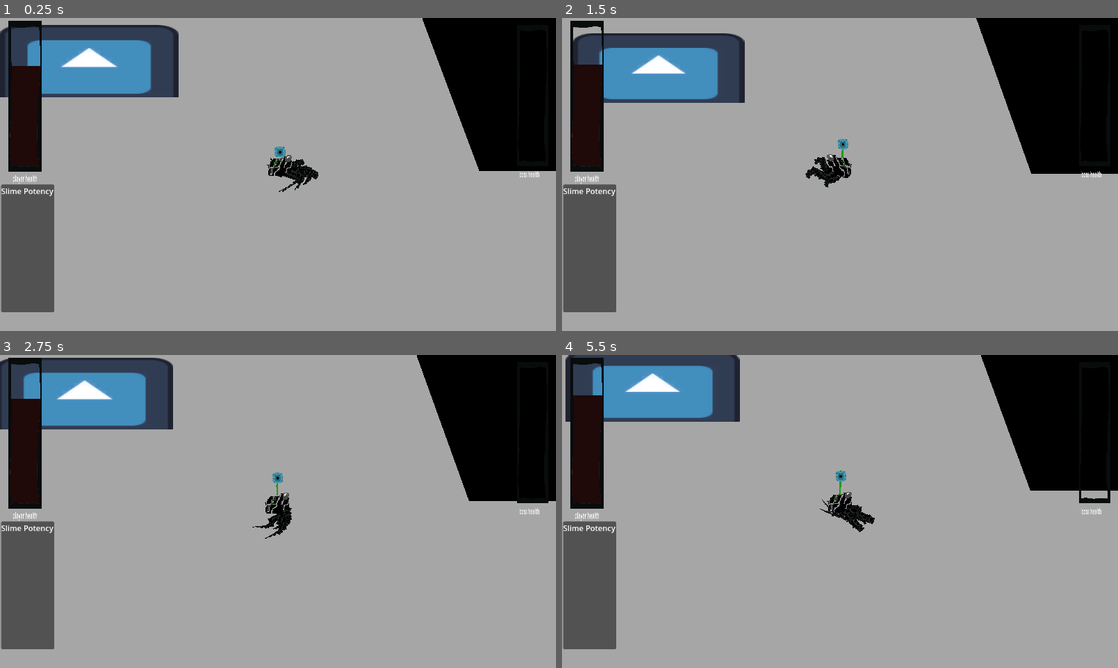
Above: before the commit, frames 1-4 (two rows, left to right).
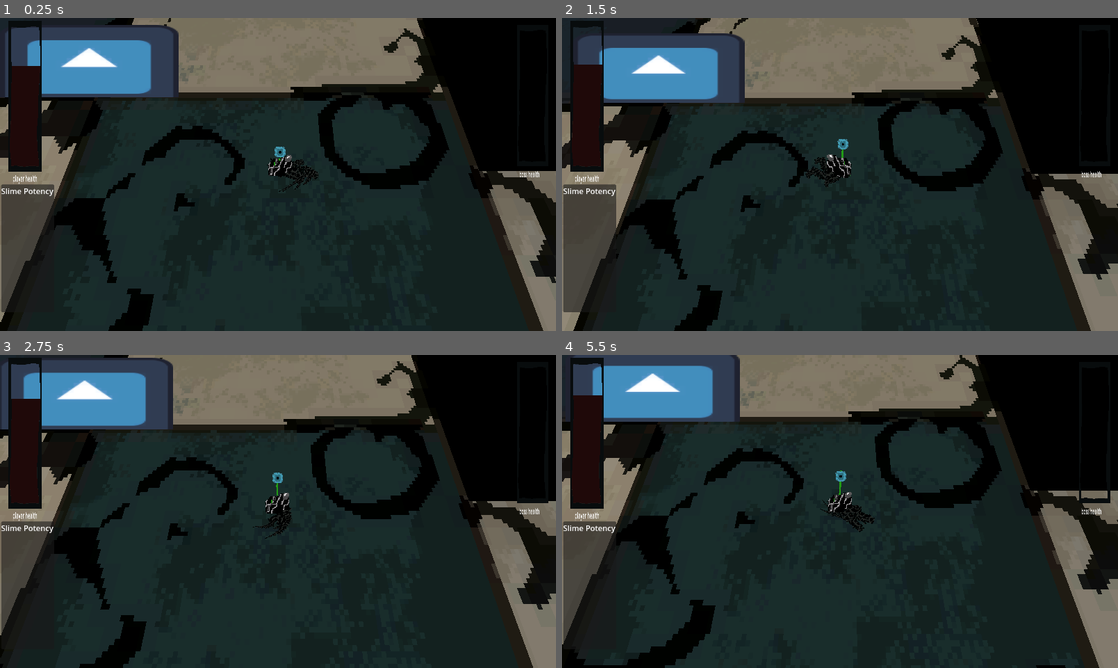
Above: after the commit, the same moments.

Repository: Area9579/Haustoria
Game: Godot game, scene res://Scenes/main.tscn
Same seed, same stepped clock (60 frames per second), same inputs: the game is played once before the commit and once after it. The engine's default icon, where the game draws it, is replaced by a stand-in: a white triangle on a blue panel in a dark square.
Inputs (mouse positions are in pixels of both pictures, inside the frame that each line leads up to):
- Up to frame 1 (0.25 s): no input
- Up to frame 2 (1.5 s): tap Enter (ui_accept) at 0.5, 0.77 s; move the mouse to (962, 158) at 0.52 s; hold Right (ui_right) 0.53-1.28 s; click (962, 158) at 0.6 s; move the mouse to (728, 190) at 1.27 s; hold Down (ui_down) from 1.28 s (still down); click (728, 190) at 1.35 s
- Up to frame 3 (2.75 s): tap Enter (ui_accept) at 1.52 s; move the mouse to (333, 442) at 2.02 s; release Down (ui_down) at 2.03 s; hold Right (ui_right) from 2.03 s (still down); click (333, 442) at 2.1 s
- Up to frame 4 (5.5 s): move the mouse to (812, 574) at 2.77 s; release Right (ui_right) at 2.78 s; hold Up (ui_up) 2.78-3.53 s; click (812, 574) at 2.85 s; tap Enter (ui_accept) at 3.02, 3.77, 4.52 s; move the mouse to (1006, 558) at 3.52 s; hold Left (ui_left) 3.53-5.03 s; click (1006, 558) at 3.6 s; move the mouse to (673, 464) at 4.27 s; click (673, 464) at 4.35 s; move the mouse to (867, 511) at 5.02 s; hold Down (ui_down) from 5.03 s (still down); click (867, 511) at 5.1 s

The runs differ from the first frame. In frame 1, 80% of the frame differs, in the area x 0-100%, y 0-100%; in frame 2, 79%; in frame 3, 80%; in frame 4, 81%.

Commit message:
fixes to main with sprites

Diff:
--- a/Scenes/Boss.tscn
+++ b/Scenes/Boss.tscn
@@ -288,8 +288,8 @@
 script = ExtResource("13_usk8e")
 
 [node name="DropShadow" parent="Feet/Left/Sprite3D" instance=ExtResource("5_cax5e")]
-transform = Transform3D(1, 0, 0, 0, 1, 0, 0, 0, 1, 0.0636597, -4.89361, 3.88567)
-size = Vector3(2.828, 4.286, 6.69)
+transform = Transform3D(1, 0, 0, 0, 1, 0, 0, 0, 1, 0.0636597, -15.6856, 3.88568)
+size = Vector3(2.828, 9.80034, 6.69)
 
 [node name="Hitbox" type="Area3D" parent="Feet/Left"]
 collision_layer = 16
@@ -323,9 +323,9 @@
 frame_progress = 0.724073
 script = ExtResource("13_usk8e")
 
-[node name="DropShadow" parent="Feet/Right/Sprite3D" instance=ExtResource("5_cax5e")]
-transform = Transform3D(1, 0, 0, 0, 1, 0, 0, 0, 1, 0.0636597, -4.89361, 3.88567)
-size = Vector3(2.828, 4.286, 6.69)
+[node name="DropShadow2" parent="Feet/Right/Sprite3D" instance=ExtResource("5_cax5e")]
+transform = Transform3D(1, 0, 0, 0, 1, 0, 0, 0, 1, 0.0636597, -15.6856, 3.88568)
+size = Vector3(2.828, 9.80034, 6.69)
 
 [node name="Hitbox" type="Area3D" parent="Feet/Right"]
 collision_layer = 16
@@ -384,7 +384,7 @@
 script = ExtResource("13_usk8e")
 
 [node name="DropShadow" parent="Hand/Sprite3D" instance=ExtResource("5_cax5e")]
-transform = Transform3D(1, 0, 0, 0, 1, 0, 0, 0, 1, -0.142204, -10.4858, -0.962459)
+transform = Transform3D(1, 0, 0, 0, 1, 0, 0, 0, 1, -0.142204, -18.6317, -0.962459)
 size = Vector3(6.53709, 12.9519, 6.6897)
 
 [node name="BossHandHitBox" type="Area3D" parent="Hand/Sprite3D"]
--- a/Scenes/level building/beer.tscn
+++ b/Scenes/level building/beer.tscn
@@ -3,8 +3,8 @@
 [ext_resource type="Texture2D" uid="uid://c1nwm8b6m5j50" path="res://Assets/beer.png" id="1_1qm0i"]
 
 [sub_resource type="CapsuleShape3D" id="CapsuleShape3D_5ap5c"]
-radius = 1.29268
-height = 3.61475
+radius = 0.92762
+height = 2.1047
 
 [node name="Beer" type="StaticBody3D"]
 collision_layer = 4
@@ -19,5 +19,6 @@
 shape = SubResource("CapsuleShape3D_5ap5c")
 
 [node name="Sprite3D" type="Sprite3D" parent="."]
+transform = Transform3D(0.76101, 0, 0, 0, 0.76101, 0, 0, 0, 0.76101, 0, 1.11047, 0)
 billboard = 1
 texture = ExtResource("1_1qm0i")
--- a/Scenes/level building/poison.tscn
+++ b/Scenes/level building/poison.tscn
@@ -1,15 +1,32 @@
-[gd_scene load_steps=8 format=3 uid="uid://eb354oelrc8q"]
+[gd_scene load_steps=9 format=3 uid="uid://eb354oelrc8q"]
 
 [ext_resource type="Script" path="res://Scripts/poison.gd" id="1_e0pka"]
+[ext_resource type="Texture2D" uid="uid://dsncaqlsqxd6r" path="res://Assets/arsenic.png" id="2_mo4fs"]
 [ext_resource type="Texture2D" uid="uid://ne5a6gx7ft8m" path="res://Assets/cyanide.png" id="2_xy1sj"]
-[ext_resource type="Texture2D" uid="uid://l5wyl5a6s5r1" path="res://Assets/nitrate.png" id="3_ibm6l"]
-[ext_resource type="Texture2D" uid="uid://cs1i81gs11t5w" path="res://Assets/acid.png" id="4_kkpw0"]
+[ext_resource type="Texture2D" uid="uid://66j0ep2s7ujl" path="res://Assets/bleach.png" id="3_66v3c"]
 [ext_resource type="Texture2D" uid="uid://c6pbnxm46un01" path="res://Assets/lighttexture'.tres" id="5_3mxpi"]
+[ext_resource type="Texture2D" uid="uid://ciiekn4fgvslb" path="res://Assets/sulfiricacid.png" id="5_w38mk"]
 
 [sub_resource type="BoxShape3D" id="BoxShape3D_obbhc"]
 
 [sub_resource type="SpriteFrames" id="SpriteFrames_amppj"]
 animations = [{
+"frames": [{
+"duration": 1.0,
+"texture": ExtResource("2_mo4fs")
+}],
+"loop": true,
+"name": &"Arsenic",
+"speed": 5.0
+}, {
+"frames": [{
+"duration": 1.0,
+"texture": ExtResource("3_66v3c")
+}],
+"loop": true,
+"name": &"Bleach",
+"speed": 5.0
+}, {
 "frames": [{
 "duration": 1.0,
 "texture": ExtResource("2_xy1sj")
@@ -20,15 +37,7 @@
 }, {
 "frames": [{
 "duration": 1.0,
-"texture": ExtResource("3_ibm6l")
-}],
-"loop": true,
-"name": &"Nitrate",
-"speed": 5.0
-}, {
-"frames": [{
-"duration": 1.0,
-"texture": ExtResource("4_kkpw0")
+"texture": ExtResource("5_w38mk")
 }],
 "loop": true,
 "name": &"Sulfiric Acid",
@@ -47,18 +56,24 @@
 shape = SubResource("BoxShape3D_obbhc")
 
 [node name="AnimatedSprite3D" type="AnimatedSprite3D" parent="."]
+transform = Transform3D(0.263429, 0, 0, 0, 0.263429, 0, 0, 0, 0.263429, 0, 0, 0)
 billboard = 1
+render_priority = 12
 sprite_frames = SubResource("SpriteFrames_amppj")
-animation = &"Cyanide"
+animation = &"Sulfiric Acid"
 
-[node name="Label3D" type="Label3D" parent="."]
+[node name="Label3D" type="Label3D" parent="AnimatedSprite3D"]
+transform = Transform3D(6.93605, 0, 0, 0, 6.93605, 0, 0, 0, 6.93605, 0, 4.354, 0)
 visible = false
 billboard = 1
 text = "test text"
 
 [node name="Sprite3D" type="Sprite3D" parent="."]
-transform = Transform3D(2, 0, 0, 0, 24.413, 0, 0, 0, 1, -0.0112045, 6.74889, -0.344123)
+transform = Transform3D(2.8301, 0, 0, 0, 24.413, 0, 0, 0, 1, -0.0112045, 6.74889, -0.344123)
 billboard = 2
 texture = ExtResource("5_3mxpi")
 
+[node name="Camera3D" type="Camera3D" parent="."]
+transform = Transform3D(1, 0, 0, 0, 1, 0, 0, 0, 1, 0, 0.822725, 4.24776)
+
 [connection signal="body_entered" from="Area3D" to="." method="_on_area_3d_body_entered"]
--- a/Scenes/main.tscn
+++ b/Scenes/main.tscn
@@ -1,7 +1,8 @@
-[gd_scene load_steps=29 format=3 uid="uid://magi1winy2i"]
-
+[gd_scene load_steps=30 format=3 uid="uid://magi1winy2i"]
+
+[ext_resource type="Texture2D" uid="uid://clmk48qnybnue" path="res://Assets/floor.png" id="1_agput"]
 [ext_resource type="PackedScene" uid="uid://bodkn07lr8mwg" path="res://Scenes/level building/brick.tscn" id="2_6bhao"]
-[ext_resource type="PackedScene" uid="uid://d20nd1dm45ntk" path="res://Scenes/level building/shelf.tscn" id="3_57pj4"]
+[ext_resource type="PackedScene" path="res://Scenes/level building/shelf.tscn" id="3_57pj4"]
 [ext_resource type="PackedScene" uid="uid://cqilpksvt514c" path="res://Scenes/level building/board.tscn" id="3_citfc"]
 [ext_resource type="PackedScene" uid="uid://duhe605748oxu" path="res://Scenes/level building/beer.tscn" id="4_64s6p"]
 [ext_resource type="PackedScene" uid="uid://eb354oelrc8q" path="res://Scenes/level building/poison.tscn" id="5_6xnfu"]
@@ -23,6 +24,10 @@
 
 [sub_resource type="StandardMaterial3D" id="StandardMaterial3D_gxsjk"]
 albedo_color = Color(0.517184, 0.517184, 0.517184, 1)
+albedo_texture = ExtResource("1_agput")
+uv1_scale = Vector3(1.115, 1.115, 1.115)
+uv1_offset = Vector3(0, -0.145, 0)
+texture_filter = 2
 
 [sub_resource type="BoxMesh" id="BoxMesh_j6jtq"]
 material = SubResource("StandardMaterial3D_gxsjk")
--- a/Scripts/player.gd
+++ b/Scripts/player.gd
@@ -21,6 +21,8 @@
 var state_grabbed = false
 var attacking = false
 var stunned = false
+var cursor_open = load("res://Assets/CursorWOW_optimized.png"	)
+var cursor_closed = load("res://Assets/cursor_closed.png")
 func _physics_process(delta: float) -> void:
 
 	if !attacking:
@@ -47,8 +49,11 @@
 		dragSelf(delta)
 		global_position.y = lerp(global_position.y, .1, delta * 6)
 		$AnchorPoint1.global_position = oldPlayerPosition
+
+		Input.set_custom_mouse_cursor(cursor_closed)
 	else:
 		velocity += get_gravity() * delta * 4
+		Input.set_custom_mouse_cursor(cursor_open)
 		$AnchorPoint1.global_position = lerp($AnchorPoint1.global_position, global_position, delta * 12)
 
 	if Input.is_action_just_released("Left Click") and dashCooldown.is_stopped():
--- a/Scripts/poison.gd
+++ b/Scripts/poison.gd
@@ -2,9 +2,11 @@
 
 #animate the player taking this item
 @onready var animated_sprite_3d: AnimatedSprite3D = $AnimatedSprite3D
-@onready var label_3d: Label3D = $Label3D
+@onready var label_3d: Label3D = $AnimatedSprite3D/Label3D
 var collected = false
-@export_enum('Cyanide','Sulfiric Acid', 'Nitrate') var poison: String
+@export_enum('Cyanide','Sulfiric Acid', 'Bleach', 'Arsenic') var poison: String
+@onready var org_pos = $AnimatedSprite3D.position.y
+var sin = 0
 
 func _ready() -> void:
 	animated_sprite_3d.play(poison)
@@ -13,12 +15,18 @@
 	label_3d.global_position = global_position
 	label_3d.text = poison + ' get!'
 
+
+
+func _process(delta: float) -> void:
+	if !collected:
+		sin += delta
+		animated_sprite_3d.position.y = (org_pos + sin(sin)) * .3 + .5
+
 func _on_area_3d_body_entered(body: Node3D) -> void:
 	if body.name == "Player" and !collected:
 		$Area3D/CollisionShape3D.disabled = true
 		label_3d.show()
 		body.collect_item(poison)
-		$AnimatedSprite3D.hide()
 		$Sprite3D.hide()
 		collected = true
 
@@ -28,5 +36,8 @@
 	tween.tween_property(label_3d, 'modulate:a', 0, 1.0)
 	var tween3 = get_tree().create_tween()
 	tween3.tween_property(label_3d, 'outline_modulate:a', 0, .9)
-	var tween2 = get_tree().create_tween()
-	tween2.tween_property(label_3d, 'position', label_3d.position + Vector3(0,1.5,0), 1)
+
+	var ttween = get_tree().create_tween()
+	ttween.tween_property(animated_sprite_3d, 'modulate:a', 0, 1.0)
+	var ttween2 = get_tree().create_tween()
+	ttween2.tween_property(animated_sprite_3d, 'position', Vector3(0,1.5,0), 1)
--- a/project.godot
+++ b/project.godot
@@ -23,6 +23,7 @@
 
 window/size/always_on_top=true
 window/stretch/mode="viewport"
+mouse_cursor/custom_image="res://Assets/CursorWOW_optimized.png"
 
 [dotnet]
 
Binary file added: Assets/CursorWOW.png
Not shown, added: Assets/CursorWOW.png.import
Binary file added: Assets/CursorWOW_optimized.png
Not shown, added: Assets/CursorWOW_optimized.png.import
Binary file added: Assets/MOUSEWOWSMALL.png
Not shown, added: Assets/MOUSEWOWSMALL.png.import
Binary file added: Assets/arsenic.png
Not shown, added: Assets/arsenic.png.import
Binary file changed: Assets/beer.png
Binary file added: Assets/bigbag.png
Not shown, added: Assets/bigbag.png.import
Binary file added: Assets/bleach.png
(and 16 more such lines)
